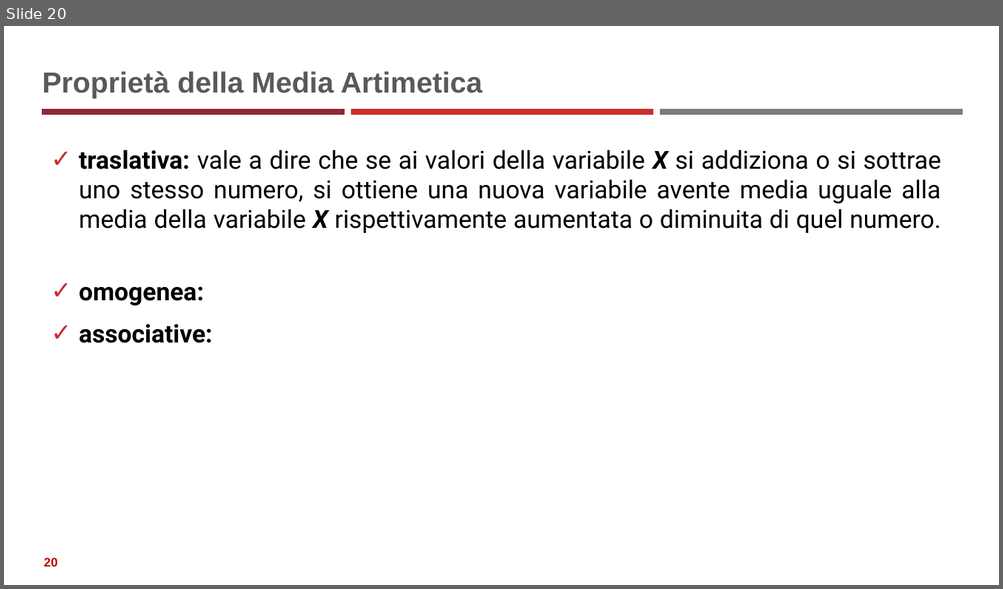
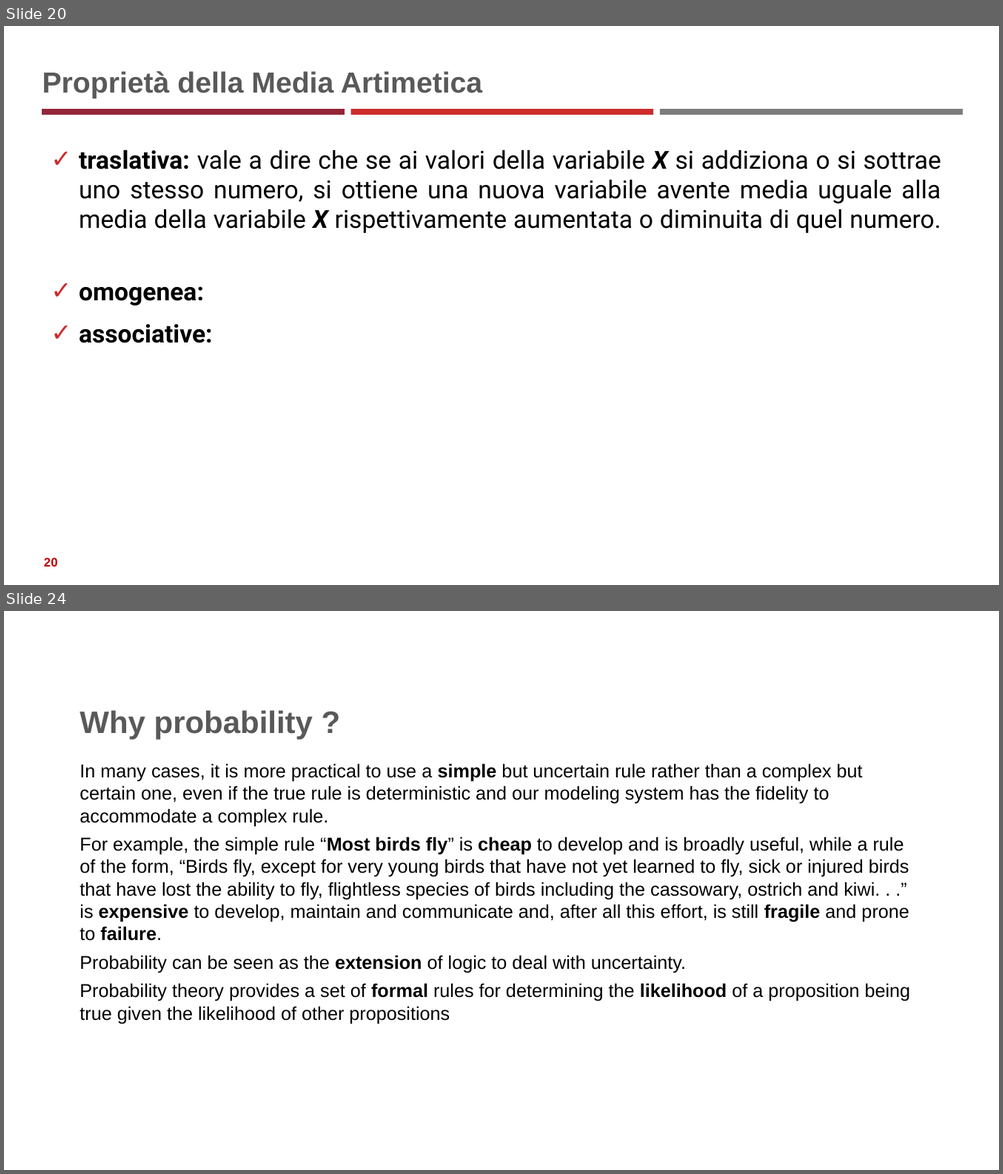
Before and after one commit to neural1977/data_science_interview_material, a slide deck: Statistics_ita.pptx. Shown one above the other, each under a label of ours: slide 20 before the commit, slides 20 and 24 after it; the slides between them are not shown. The pictures are 1003x589 and 1003x1174 pixels, drawn with LibreOffice and Linux fonts; fonts in the diff are those of the drawing. Boxes give left, top, right and bottom in pixels: in the first picture for what was removed or moved away, otherwise in the second. Text is boxed around its words. In the diff, an @@ line names an element or a change of style, - is before the commit and + after.

```diff
--- a/Statistics_ita.pptx
+++ b/Statistics_ita.pptx
@@ slide 24 added at box(4, 611, 999, 1170), background #FFFFFF @@
@@ title added at box(79, 710, 313, 740), 30 pt, text #595959, bold @@
+Why probability ?
@@ text added at box(79, 763, 910, 1024), 18 pt, text #000000 @@
+In many cases, it is more practical to use a simple but uncertain rule rather than a complex but certain one, even if the true rule is deterministic and our modeling system has the ﬁdelity to accommodate a complex rule.
+For example, the simple rule “Most birds ﬂy” is cheap to develop and is broadly useful, while a rule of the form, “Birds ﬂy, except for very young birds that have not yet learned to ﬂy, sick or injured birds that have lost the ability to ﬂy, ﬂightless species of birds including the cassowary, ostrich and kiwi. . .” is expensive to develop, maintain and communicate and, after all this eﬀort, is still fragile and prone to failure.
+Probability can be seen as the extension of logic to deal with uncertainty.
+Probability theory provides a set of formal rules for determining the likelihood of a proposition being true given the likelihood of other propositions
```
Also in this commit, not shown: 1 slide changed, 45 other slides added, 11 other files.
